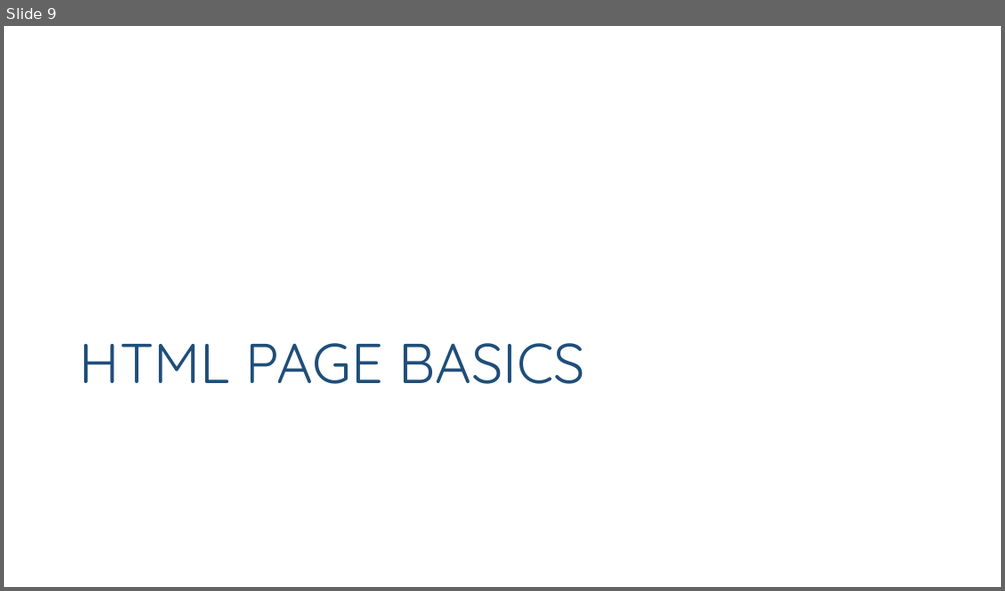
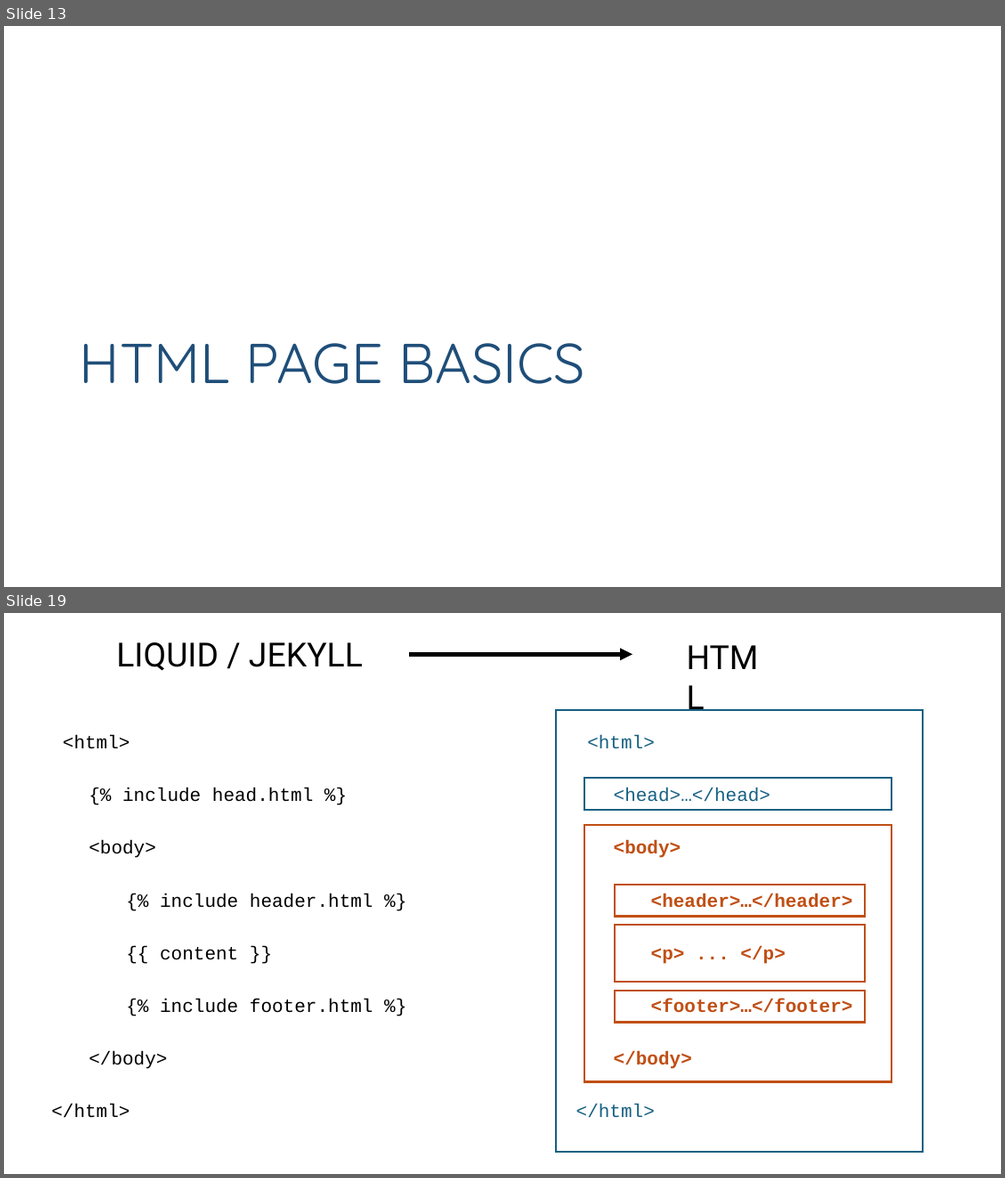
Before and after one commit to Watts-College/paf-514-template, a slide deck: lectures/github-pages.pptx. Shown one above the other, each under a label of ours: slide 9 before the commit, slides 13 and 19 after it; the slides between them are not shown. The pictures are 1005x591 and 1005x1178 pixels, drawn with LibreOffice and Linux fonts; fonts in the diff are those of the drawing. Boxes give left, top, right and bottom in pixels: in the first picture for what was removed or moved away, otherwise in the second. Text is boxed around its words. In the diff, an @@ line names an element or a change of style, - is before the commit and + after.

Commit message:
update lecture on html

```diff
--- a/lectures/github-pages.pptx
+++ b/lectures/github-pages.pptx
@@ slide 19 added at [4, 613, 1001, 1174], background #FFFFFF @@
@@ text added at [116, 642, 363, 671], 32 pt, text #000000 @@
+LIQUID / JEKYLL
@@ arrow added from (409, 654) to (633, 654), #000000 4 pt @@
@@ text added at [51, 735, 373, 1118], 18 pt, text #000000 @@
+<html>
+  {% include head.html %}
+  <body>
+    {% include header.html %}
+    {{ content }}
+    {% include footer.html %}
+  </body>
+</html>
@@ text added at [587, 735, 655, 748], 32 pt, text #000000 @@
+HTML
@@ group added at [556, 710, 923, 1151]: 6 rectangles, 1 text @@
+<html>
+  <head>…</head>
+  <body>
+    <header>…</header>
+    <p> ... </p>
+    <footer>…</footer>
+  </body>
+</html>
@@ what was slide 9 is now slide 13 @@
```
Also in this commit, not shown: 14 other slides added, 2 slides removed, 1 other file.
